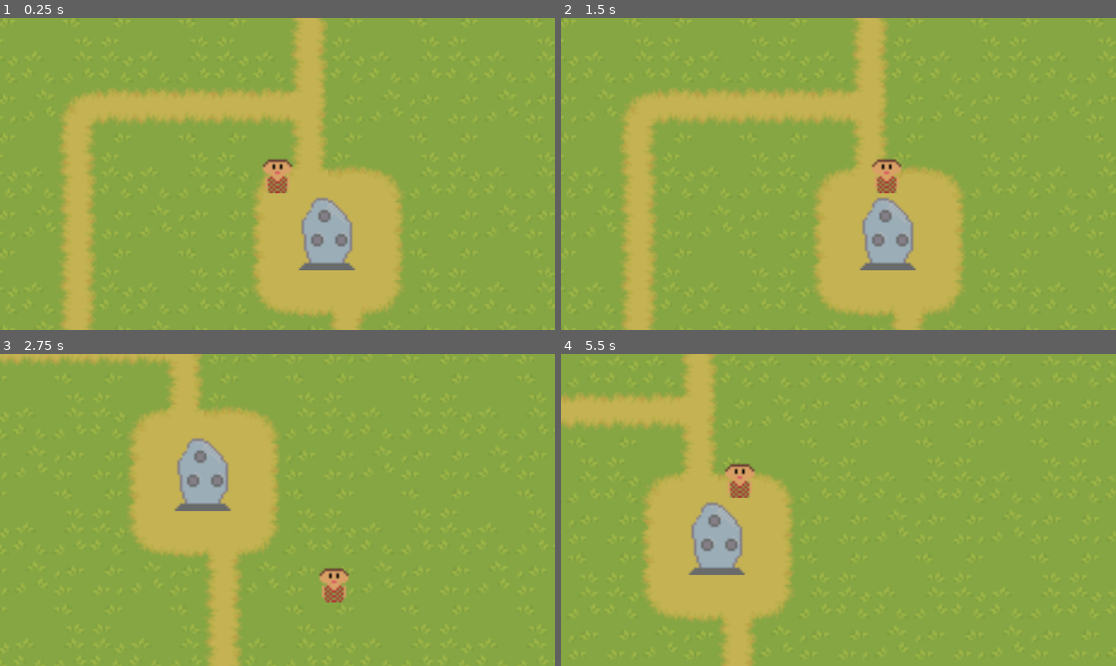
Above: before the commit, frames 1-4 (two rows, left to right).
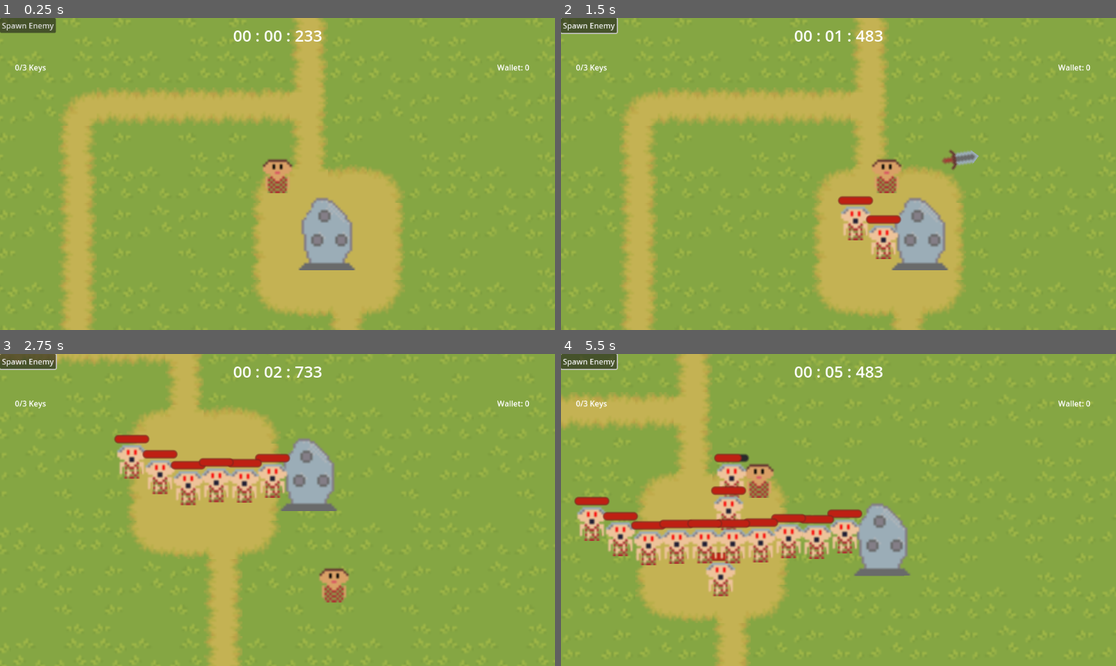
Above: after the commit, the same moments.

Repository: justaplummer/Jame-Gam
Game: Godot game, scene res://Scenes/game_controller.tscn
Two runs of this game, one before a commit and one after it. Both use one fixed random seed, a clock stepped at 60 frames per second and the inputs below.
Inputs (mouse positions are in pixels of both pictures, inside the frame that each line leads up to):
- Up to frame 1 (0.25 s): no input
- Up to frame 2 (1.5 s): click (588, 24) at 0.5 s, where only the run after the commit has a clickable "Spawn Enemy"; tap Z (buy_bag, bound only after the commit) at 1.25 s; move the mouse to (960, 158) at 1.27 s; hold Right (ui_right) from 1.28 s (still down); tap Space (attack) at 1.35 s
- Up to frame 3 (2.75 s): tap Enter (ui_accept) at 1.52, 1.82, 2.27, 2.57 s; tap E (interact) at 1.55, 2.1 s; tap Z (buy_bag, bound only after the commit) at 2, 2.3 s; move the mouse to (166, 525) at 2.02 s; release Right (ui_right) at 2.03 s; hold Down (ui_down) from 2.03 s (still down)
- Up to frame 4 (5.5 s): tap Z (buy_bag, bound only after the commit) at 2.75, 2.85, 3.5, 4.25, 5 s; move the mouse to (894, 441) at 2.77 s; release Down (ui_down) at 2.78 s; hold Right (ui_right) 2.78-3.53 s; tap X (buy_dagger_potion, bound only after the commit) at 3.05, 3.6 s; move the mouse to (810, 572) at 3.52 s; hold Up (ui_up) 3.53-4.28 s; tap Enter (ui_accept) at 3.77, 3.8, 4.07, 4.35, 4.52, 4.82, 5.27 s; move the mouse to (1005, 556) at 4.27 s; hold Left (ui_left) from 4.28 s (still down); tap Space (attack) at 4.55, 5.1 s; move the mouse to (672, 463) at 5.02 s; tap E (interact) at 5.3 s

The runs differ from the first frame. In frame 1, 0.9% of the frame differs, in the area x 0-96%, y 0-18%; in frame 2, 4.4%; in frame 3, 7.0%; in frame 4, 14%, in the area x 0-100%, y 0-100%.
Error in both runs: Invalid access to property or key 'player_identifier' on a base object of type 'Nil'. (res://Scripts/LootLocker.gd:72)

Commit message:
Shop and gems

Diff:
--- a/Scenes/enemy.tscn
+++ b/Scenes/enemy.tscn
@@ -40,5 +40,9 @@
 [node name="CollisionShape2D" type="CollisionShape2D" parent="Player_Detection_Area"]
 shape = SubResource("CircleShape2D_bs3pn")
 
+[node name="Update_Position" type="Timer" parent="."]
+one_shot = true
+
 [connection signal="body_entered" from="Player_Detection_Area" to="." method="_on_player_detection_area_body_entered"]
 [connection signal="body_exited" from="Player_Detection_Area" to="." method="_on_player_detection_area_body_exited"]
+[connection signal="timeout" from="Update_Position" to="." method="_on_update_position_timeout"]
--- a/Scenes/game_controller.tscn
+++ b/Scenes/game_controller.tscn
@@ -7,6 +7,11 @@
 [ext_resource type="PackedScene" uid="uid://d1fmjiurt5nl5" path="res://Scenes/hud.tscn" id="3_p40da"]
 [ext_resource type="PackedScene" uid="uid://4cb0grap3uxy" path="res://Scenes/ward.tscn" id="5_cpluy"]
 [ext_resource type="TileSet" uid="uid://cp0y8n5tl5r5e" path="res://TileMaps/puny world tile set.tres" id="6_82h38"]
+[ext_resource type="PackedScene" uid="uid://blamvgxeygur2" path="res://Scenes/shop.tscn" id="8_kful2"]
+[ext_resource type="PackedScene" uid="uid://cp38s6l1ssbap" path="res://Scenes/gem.tscn" id="9_gmlx8"]
+[ext_resource type="Texture2D" uid="uid://dt5onagbe8jsm" path="res://Assets/ruby.png" id="10_kdyv4"]
+[ext_resource type="Texture2D" uid="uid://c2kvjap5f1ed" path="res://Assets/saphire.png" id="11_pu68c"]
+[ext_resource type="Texture2D" uid="uid://b7jhcnachnsse" path="res://Assets/emerald.png" id="12_gy6uv"]
 
 [node name="GameController" type="Node"]
 script = ExtResource("1_5302l")
@@ -24,7 +29,6 @@
 position = Vector2(-21, -28)
 
 [node name="CanvasLayer" type="CanvasLayer" parent="."]
-visible = false
 
 [node name="HUD" parent="CanvasLayer" instance=ExtResource("3_p40da")]
 metadata/_edit_use_anchors_ = true
@@ -39,5 +43,43 @@
 [node name="Ward" parent="." instance=ExtResource("5_cpluy")]
 position = Vector2(-1, 12)
 
+[node name="Shop" parent="." instance=ExtResource("8_kful2")]
+position = Vector2(671, 127)
+
+[node name="Label" type="Label" parent="."]
+offset_left = 545.0
+offset_top = 55.0
+offset_right = 727.0
+offset_bottom = 104.0
+theme_override_font_sizes/font_size = 10
+text = "Press Z to buy the Bag: $20
+Press X to buy the Dagger Potion: $5"
+
+[node name="Gem_Ruby" parent="." instance=ExtResource("9_gmlx8")]
+position = Vector2(-665, 97)
+gem_name = "Ruby"
+sprite_image = ExtResource("10_kdyv4")
+
+[node name="Gem_Saph" parent="." instance=ExtResource("9_gmlx8")]
+position = Vector2(-23, 503)
+gem_name = "Saph"
+sprite_image = ExtResource("11_pu68c")
+
+[node name="Gem_Emer" parent="." instance=ExtResource("9_gmlx8")]
+position = Vector2(167, -336)
+gem_name = "Emer"
+sprite_image = ExtResource("12_gy6uv")
+
+[node name="Zombie_Spawn_Ward" type="Node2D" parent="."]
+position = Vector2(-203, -92)
+
+[node name="Spawn_Zombies_At_Ward" type="Timer" parent="Zombie_Spawn_Ward"]
+one_shot = true
+autostart = true
+
 [connection signal="update_wallet" from="Player" to="." method="_on_player_update_wallet"]
 [connection signal="pressed" from="CanvasLayer/Spawn_Enemy" to="." method="_on_spawn_enemy_pressed"]
+[connection signal="no_bag_notification" from="Gem_Ruby" to="." method="_on_gem_ruby_no_bag_notification"]
+[connection signal="no_bag_notification" from="Gem_Saph" to="." method="_on_gem_saph_no_bag_notification"]
+[connection signal="no_bag_notification" from="Gem_Emer" to="." method="_on_gem_emer_no_bag_notification"]
+[connection signal="timeout" from="Zombie_Spawn_Ward/Spawn_Zombies_At_Ward" to="." method="_on_spawn_zombies_at_ward_timeout"]
--- /dev/null
+++ b/Scenes/gem.tscn
@@ -0,0 +1,15 @@
+[gd_scene load_steps=3 format=3 uid="uid://cp38s6l1ssbap"]
+
+[ext_resource type="Script" path="res://Scripts/gem.gd" id="1_jnk3v"]
+
+[sub_resource type="CircleShape2D" id="CircleShape2D_j7mm0"]
+
+[node name="Gem" type="Area2D"]
+script = ExtResource("1_jnk3v")
+
+[node name="CollisionShape2D" type="CollisionShape2D" parent="."]
+shape = SubResource("CircleShape2D_j7mm0")
+
+[node name="Sprite2D" type="Sprite2D" parent="."]
+
+[connection signal="body_entered" from="." to="." method="_on_body_entered"]
--- a/Scenes/hud.tscn
+++ b/Scenes/hud.tscn
@@ -78,4 +78,24 @@
 grow_horizontal = 0
 text = "wallet: 100"
 
+[node name="label_need_bag" type="Label" parent="."]
+visible = false
+layout_mode = 1
+anchors_preset = 1
+anchor_left = 1.0
+anchor_right = 1.0
+offset_left = -227.0
+offset_top = 114.0
+offset_right = -1.0
+offset_bottom = 215.0
+grow_horizontal = 0
+text = "Due to the magical nature
+of the gems you must first
+purchase a bag so you can
+carry them to the ward stone"
+
+[node name="hide_need_bag" type="Timer" parent="."]
+one_shot = true
+
 [connection signal="pressed" from="End_Of_Game/Button" to="End_Of_Game" method="_on_button_pressed"]
+[connection signal="timeout" from="hide_need_bag" to="." method="_on_hide_need_bag_timeout"]
--- /dev/null
+++ b/Scenes/shop.tscn
@@ -0,0 +1,30 @@
+[gd_scene load_steps=5 format=3 uid="uid://blamvgxeygur2"]
+
+[ext_resource type="Script" path="res://Scripts/shop.gd" id="1_h4xvn"]
+[ext_resource type="Texture2D" uid="uid://dyoq3gnt7s22p" path="res://Assets/shop.png" id="1_sxpud"]
+
+[sub_resource type="RectangleShape2D" id="RectangleShape2D_2jfan"]
+size = Vector2(43, 32)
+
+[sub_resource type="CircleShape2D" id="CircleShape2D_8ukkq"]
+radius = 114.018
+
+[node name="Shop" type="RigidBody2D"]
+gravity_scale = 0.0
+script = ExtResource("1_h4xvn")
+
+[node name="CollisionShape2D" type="CollisionShape2D" parent="."]
+position = Vector2(-0.5, -17)
+shape = SubResource("RectangleShape2D_2jfan")
+
+[node name="Sprite2D" type="Sprite2D" parent="."]
+position = Vector2(0, -32)
+texture = ExtResource("1_sxpud")
+
+[node name="Area2D" type="Area2D" parent="."]
+
+[node name="CollisionShape2D" type="CollisionShape2D" parent="Area2D"]
+shape = SubResource("CircleShape2D_8ukkq")
+
+[connection signal="body_entered" from="Area2D" to="." method="_on_area_2d_body_entered"]
+[connection signal="body_exited" from="Area2D" to="." method="_on_area_2d_body_exited"]
--- a/Scenes/ward.tscn
+++ b/Scenes/ward.tscn
@@ -24,7 +24,7 @@
 position = Vector2(1, -13)
 shape = SubResource("RectangleShape2D_oknuj")
 
-[node name="Area2D" type="Area2D" parent="."]
+[node name="Area2D" type="Area2D" parent="." groups=["ward"]]
 
 [node name="CollisionShape2D" type="CollisionShape2D" parent="Area2D"]
 shape = SubResource("CircleShape2D_arhnv")
@@ -39,7 +39,7 @@
 position = Vector2(-2, -11)
 texture = ExtResource("4_qkecu")
 
-[node name="emer" type="Sprite2D" parent="."]
+[node name="emer" type="Sprite2D" parent="." groups=["ward"]]
 visible = false
 position = Vector2(8, -11)
 texture = ExtResource("5_i7h8p")
--- a/Scripts/dagger.gd
+++ b/Scripts/dagger.gd
@@ -20,11 +20,14 @@
 
 
 func _on_area_entered(area: Area2D) -> void:
+	print(area)
 	if area.is_in_group("player"):
 		pass
 	elif area.is_in_group("enemy"):
 		area.on_hit()
 		destroy()
+	elif area.is_in_group("ward"):
+		pass
 	else:
 		destroy()
 
--- a/Scripts/enemy.gd
+++ b/Scripts/enemy.gd
@@ -6,21 +6,29 @@
 var curHealth = 0
 var maxHealth = 5
 var speed = 10
-var direction = Vector2(100,100)
+var direction = Vector2(randf_range(-50,50),randf_range(-50,50))
 var player
 var chase_player = false
+var start_position = Vector2.ZERO
+var update_position = false
 
 func _ready() -> void:
 	curHealth = maxHealth
 	progress_bar.max_value = maxHealth
 	update_progress_bar()
 	lock_rotation = true
+	$Update_Position.start(randf_range(7,12))
 
 func _physics_process(delta: float) -> void:
 	if chase_player and player:
 		position = position.move_toward(player.position,speed * delta)
 	else:
-		position = position.move_toward(direction,speed * delta)
+		if direction:
+			position = position.move_toward(direction,speed * delta)
+
+func set_direction():
+	direction.x = start_position.x + randf_range(-50,50)
+	direction.y = start_position.y + randf_range(-50,50)
 
 func on_hit():
 	curHealth -= 1
@@ -50,3 +58,8 @@
 		direction = Vector2.ZERO#need to replace this with some kind of meandering but that's fine
 		player = null#could not set this to null so that they will chase you endlessly lol
 		chase_player = false
+
+
+func _on_update_position_timeout() -> void:
+	direction = set_direction()
+	$Update_Position.start(randf_range(7,12))
--- a/Scripts/game_controller.gd
+++ b/Scripts/game_controller.gd
@@ -32,3 +32,23 @@
 
 func _on_player_update_wallet() -> void:
 	hud.set_wallet(player.wallet)
+
+func display_no_bag_warning():
+	hud.set_label_need_bag()
+
+func _on_gem_emer_no_bag_notification() -> void:
+	display_no_bag_warning()
+
+func _on_gem_saph_no_bag_notification() -> void:
+	display_no_bag_warning()
+
+func _on_gem_ruby_no_bag_notification() -> void:
+	display_no_bag_warning()
+
+
+func _on_spawn_zombies_at_ward_timeout() -> void:
+	var enemy = enemy_scene.instantiate()
+	enemy.start_position = $Zombie_Spawn_Ward.position
+	enemy.position = $Zombie_Spawn_Ward.position
+	add_child(enemy)
+	$Zombie_Spawn_Ward/Spawn_Zombies_At_Ward.start(randf_range(5,10))
--- /dev/null
+++ b/Scripts/gem.gd
@@ -0,0 +1,17 @@
+extends Area2D
+
+signal no_bag_notification
+
+@export var gem_name: String
+@export var sprite_image: Texture2D
+
+func _ready() -> void:
+	$Sprite2D.texture = sprite_image
+
+func _on_body_entered(body: Node2D) -> void:
+	if body.is_in_group("player"):
+		if body.has_bag:
+			body.add_gem(gem_name)
+			queue_free()
+		else:
+			no_bag_notification.emit()
--- a/Scripts/hud.gd
+++ b/Scripts/hud.gd
@@ -26,3 +26,11 @@
 
 func set_wallet(number):
 	label_wallet.text = "Wallet: " + str(number)
+
+func set_label_need_bag():
+	$label_need_bag.visible = true
+	$hide_need_bag.start(5)
+
+
+func _on_hide_need_bag_timeout() -> void:
+	$label_need_bag.visible = false
--- a/Scripts/player.gd
+++ b/Scripts/player.gd
@@ -7,6 +7,7 @@
 
 @export var dagger_scene : PackedScene
 var ward = null
+var shop = null
 const SPEED = 100.0
 var can_throw_dagger = true
 var wallet = 0
@@ -19,6 +20,7 @@
 var has_saph = false
 #these are power ups
 var has_bag = false
+var has_potion = false
 
 func get_input():
 	var input_direction = Input.get_vector("ui_left", "ui_right", "ui_up", "ui_down")
@@ -29,8 +31,25 @@
 		if Input.is_action_just_pressed("interact"):
 			ward.update_ward(has_ruby,has_saph,has_emer)
 	if can_interact_with_shop:
-		if Input.is_action_just_pressed("interact"):
-			pass
+		if Input.is_action_just_pressed("buy_bag"):
+			shop.buy_bag()
+		if Input.is_action_just_pressed("buy_dagger_potion"):
+			shop.buy_potion()
+
+func add_gem(name):
+	if name == "Ruby":
+		has_ruby = true
+	if name == "Emer":
+		has_emer = true
+	if name == "Saph":
+		has_saph = true
+
+func check_funds():
+	return wallet
+
+func subtract_funds(amount):
+	wallet -= amount
+	update_wallet.emit()
 
 func _physics_process(_delta):
 	get_input()
@@ -42,7 +61,10 @@
 	if Input.is_action_just_pressed("attack") || Input.is_action_just_pressed("ui_accept"):
 		add_dagger()
 		can_throw_dagger = false
-		dagger_throw_cooldown.start(0.75)
+		if has_potion:
+			dagger_throw_cooldown.start(0.75/2)
+		else:
+			dagger_throw_cooldown.start(0.75)
 
 func add_dagger():
 	var dagger = dagger_scene.instantiate()
--- /dev/null
+++ b/Scripts/shop.gd
@@ -0,0 +1,35 @@
+extends RigidBody2D
+
+var player = null
+var bag_cost = 5
+var dagger_potion_cost = 1
+
+func buy_bag():
+	if player:
+		if player.check_funds() >= bag_cost:
+			player.subtract_funds(bag_cost)
+			player.has_bag = true
+			print("player bought a bag")
+		else:
+			print("player has insufficient funds")
+
+func buy_potion():
+	if player:
+		if player.check_funds() >= dagger_potion_cost:
+			player.subtract_funds(dagger_potion_cost)
+			player.has_potion = true
+			print("player bought a dagger potion")
+		else:
+			print("player has insufficient dagger potion")
+
+
+func _on_area_2d_body_entered(body: Node2D) -> void:
+	if body.is_in_group("player"):
+		body.can_interact_with_shop = true
+		body.shop = self
+		player = body
+
+
+func _on_area_2d_body_exited(body: Node2D) -> void:
+	if body.is_in_group("player"):
+		body.can_interact_with_shop = false
--- a/project.godot
+++ b/project.godot
@@ -70,6 +70,16 @@
 "events": [Object(InputEventKey,"resource_local_to_scene":false,"resource_name":"","device":-1,"window_id":0,"alt_press …(192 unchanged characters)…
 ]
 }
+buy_bag={
+"deadzone": 0.5,
+"events": [Object(InputEventKey,"resource_local_to_scene":false,"resource_name":"","device":-1,"window_id":0,"alt_pressed":false,"shift_pressed":false,"ctrl_pressed":false,"meta_pressed":false,"pressed":false,"keycode":0,"physical_keycode":90,"key_label":0,"unicode":122,"location":0,"echo":false,"script":null)
+]
+}
+buy_dagger_potion={
+"deadzone": 0.5,
+"events": [Object(InputEventKey,"resource_local_to_scene":false,"resource_name":"","device":-1,"window_id":0,"alt_pressed":false,"shift_pressed":false,"ctrl_pressed":false,"meta_pressed":false,"pressed":false,"keycode":0,"physical_keycode":88,"key_label":0,"unicode":120,"location":0,"echo":false,"script":null)
+]
+}
 
 [rendering]
 
Binary file added: Assets/shop.aseprite
Binary file added: Assets/shop.png
Not shown, added: Assets/shop.png.import
Not shown: 1 places in Scenes/game_controller.tscn that only renumber resources
